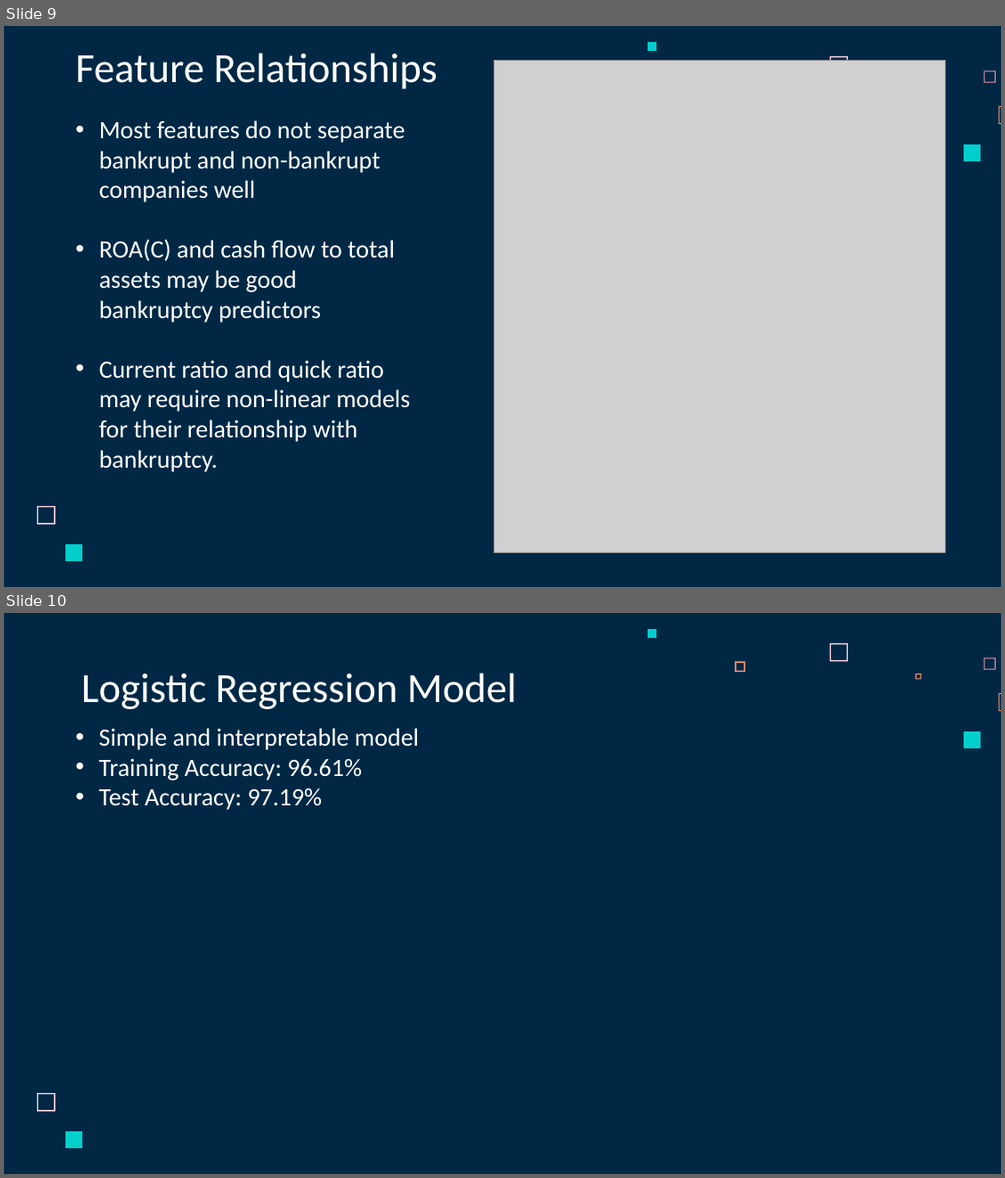
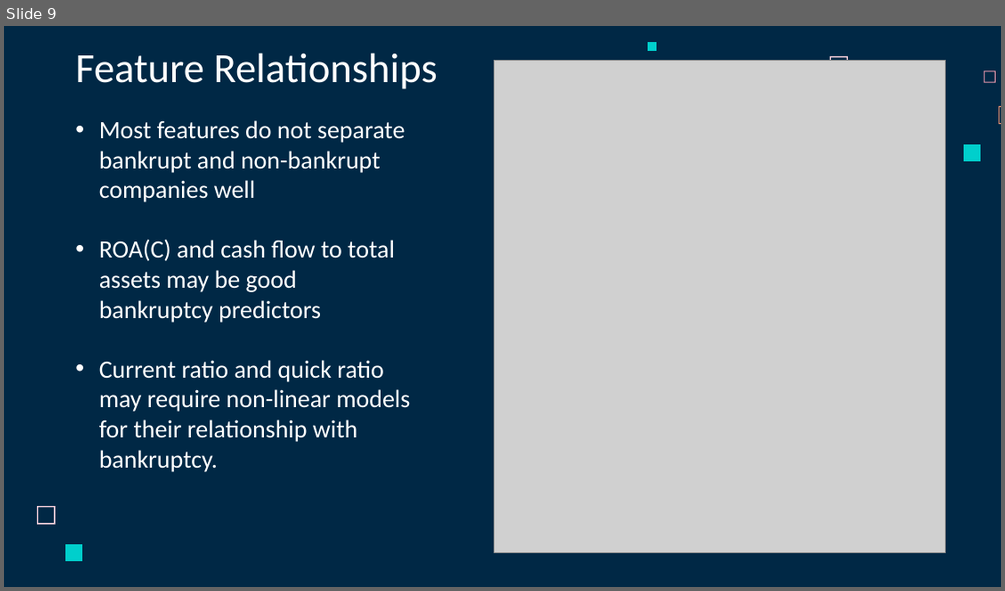
Before and after one commit to whoismanoj/Team8-Company-Bankruptcy-Prediction-Mini-Project-DSAI, a slide deck: SC1015 Project Slides.pptx. Shown one above the other, each under a label of ours: slides 9 and 10 before the commit, slide 9 after it. The pictures are 1005x1178 and 1005x591 pixels, drawn with LibreOffice and Linux fonts; fonts in the diff are those of the drawing; grey boxes stand for pictures. Boxes give left, top, right and bottom in pixels: in the first picture for what was removed or moved away, otherwise in the second. Text is boxed around its words. In the diff, an @@ line names an element or a change of style, - is before the commit and + after.

```diff
--- a/SC1015 Project Slides.pptx
+++ b/SC1015 Project Slides.pptx
@@ slide 10 removed at (4,613,1001,1174), background #002845; not listed: 7 template elements that a slide beside it also shows @@
@@ freeform shape removed at (735,662,744,672) @@
@@ title removed at (81,673,517,709) @@
-Logistic Regression Model
@@ freeform shape removed at (915,674,921,680) @@
@@ text removed at (99,728,419,810) @@
-• Simple and interpretable model
-• Training Accuracy: 96.61%
-• Test Accuracy: 97.19%
```
Also in this commit, not shown: 4 slides changed, 3 slides added, 3 other slides removed.
